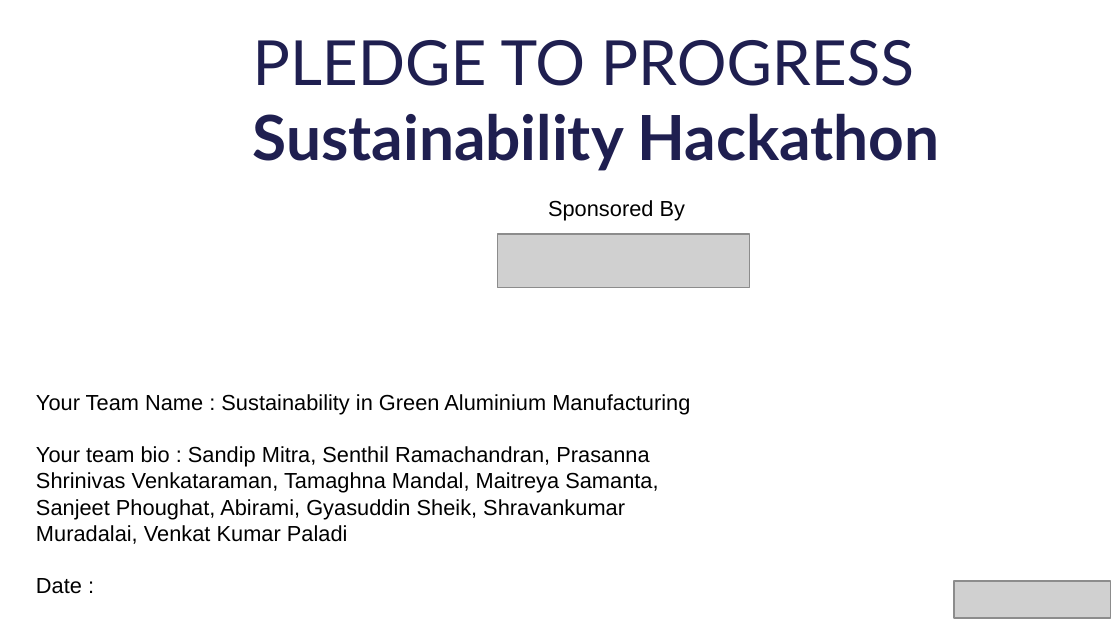
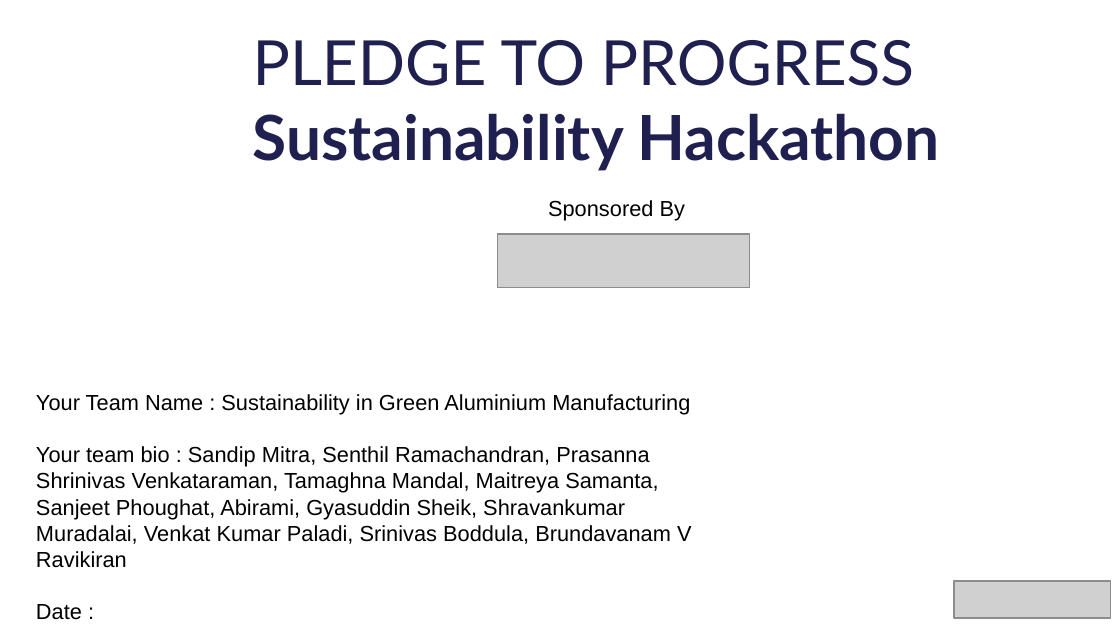
Before and after one commit to itcgreenmetal/Green_Aluminium_Sustainability_ITCINFOTECH, a slide deck: slide 1 of Green_Aluminium_Sustainability/PLEDGE_TO_PROGRES_Microsoft_Sustainability-Green Aluminium.pptx. Drawn at 1120x630 pixels with LibreOffice and Linux fonts; fonts in the diff are those of the drawing; grey boxes stand for pictures; background and template pictures are left out. Boxes give left, top, right and bottom in pixels: in the first picture for what was removed or moved away, otherwise in the second. Text is boxed around its words. In the diff, an @@ line names an element or a change of style, - is before the commit and + after.

Commit message:
File updated

```diff
--- a/Green_Aluminium_Sustainability/PLEDGE_TO_PROGRES_Microsoft_Sustainability-Green Aluminium.pptx
+++ b/Green_Aluminium_Sustainability/PLEDGE_TO_PROGRES_Microsoft_Sustainability-Green Aluminium.pptx
@@ text at (36,446,692,567): text changed @@
-Your team bio : Sandip Mitra, Senthil Ramachandran, Prasanna Shrinivas Venkataraman, Tamaghna Mandal, Maitreya Samanta, Sanjeet Phoughat, Abirami, Gyasuddin Sheik, Shravankumar Muradalai, Venkat Kumar Paladi
+Your team bio : Sandip Mitra, Senthil Ramachandran, Prasanna Shrinivas Venkataraman, Tamaghna Mandal, Maitreya Samanta, Sanjeet Phoughat, Abirami, Gyasuddin Sheik, Shravankumar Muradalai, Venkat Kumar Paladi, Srinivas Boddula, Brundavanam V Ravikiran
```
